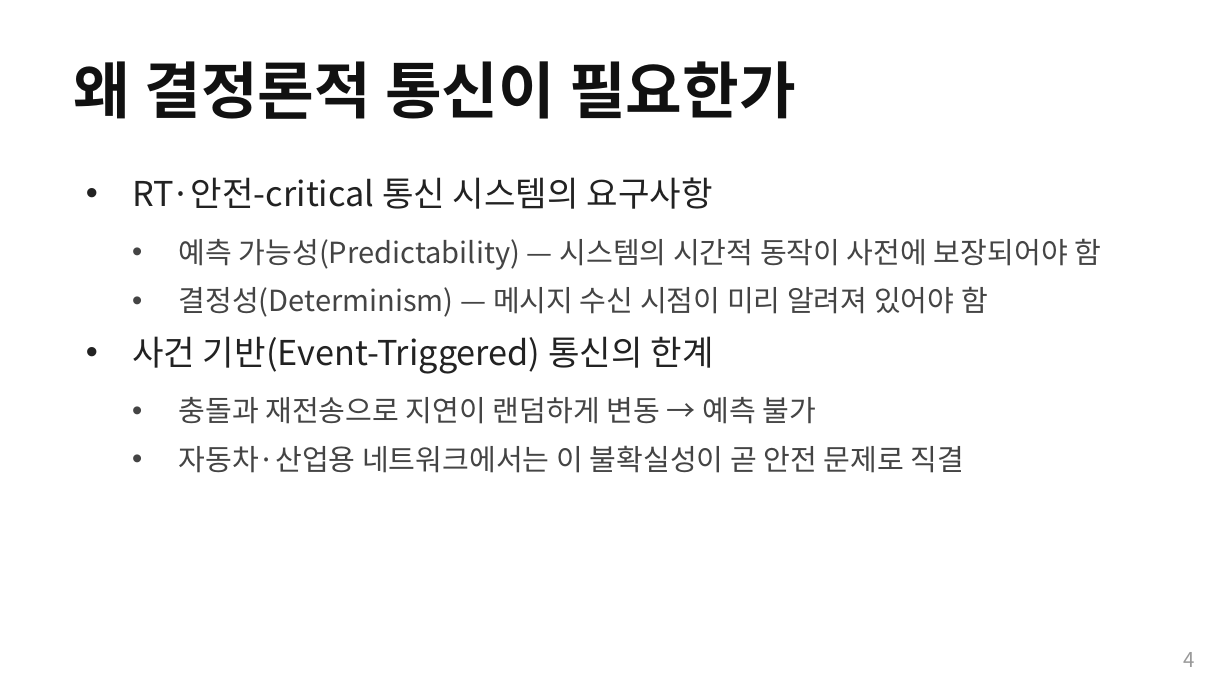
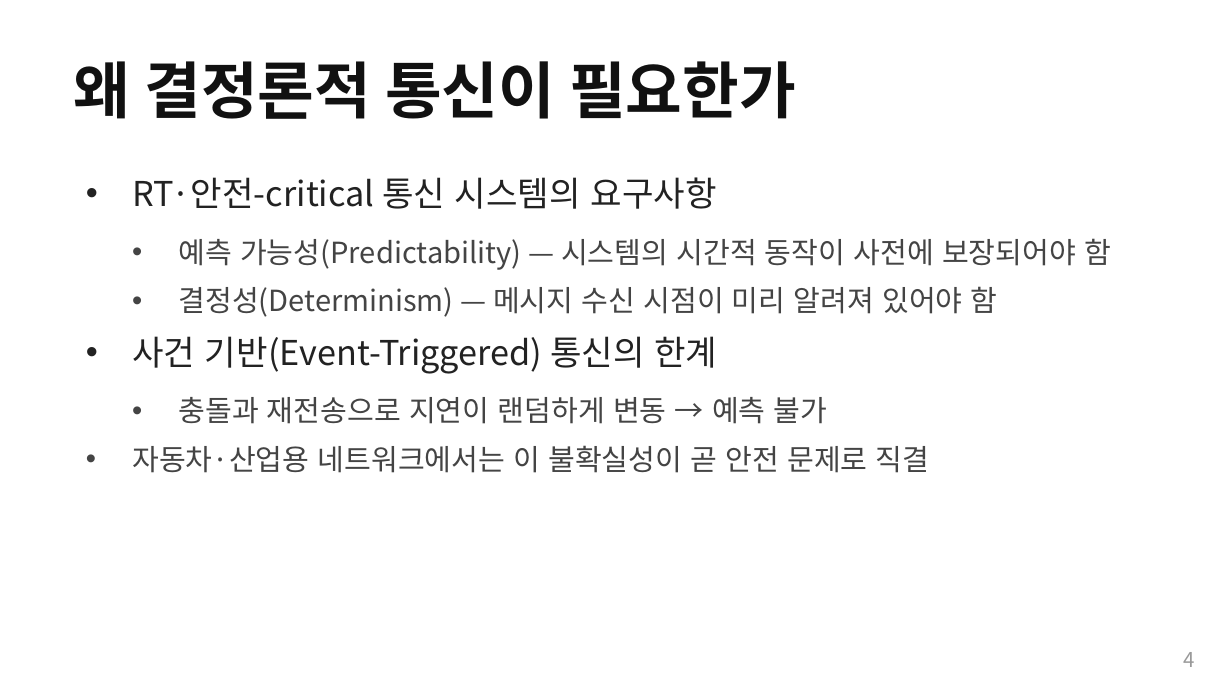
Before and after one commit to Woodong02/SoC_Design_and_Programming, a slide deck: slide 4 of presentation_full.pptx. Drawn at 1232x693 pixels with LibreOffice and Linux fonts; fonts in the diff are those of the drawing. Boxes give left, top, right and bottom in pixels: in the first picture for what was removed or moved away, otherwise in the second. Text is boxed around its words. In the diff, an @@ line names an element or a change of style, - is before the commit and + after.

```diff
--- a/presentation_full.pptx
+++ b/presentation_full.pptx
@@ text at (132, 445, 930, 473): list level 2 to 1 in "자동차·산업용 네트워크에서는 이 불확실성이 곧 ..." @@
```
Also in this commit, not shown: 14 other slides changed, 3 other files.
